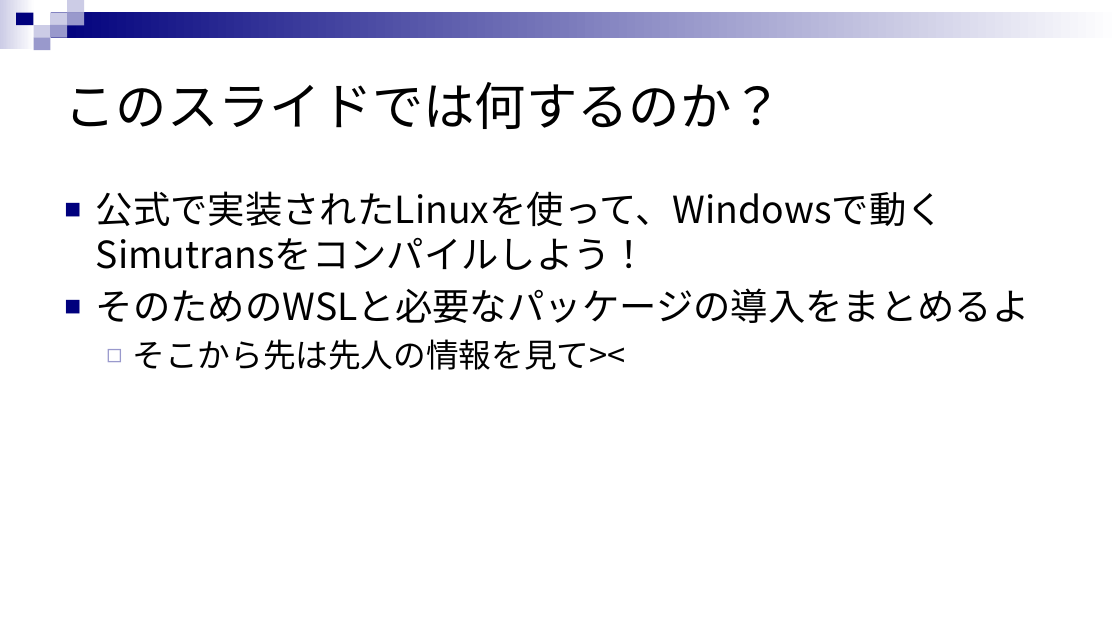
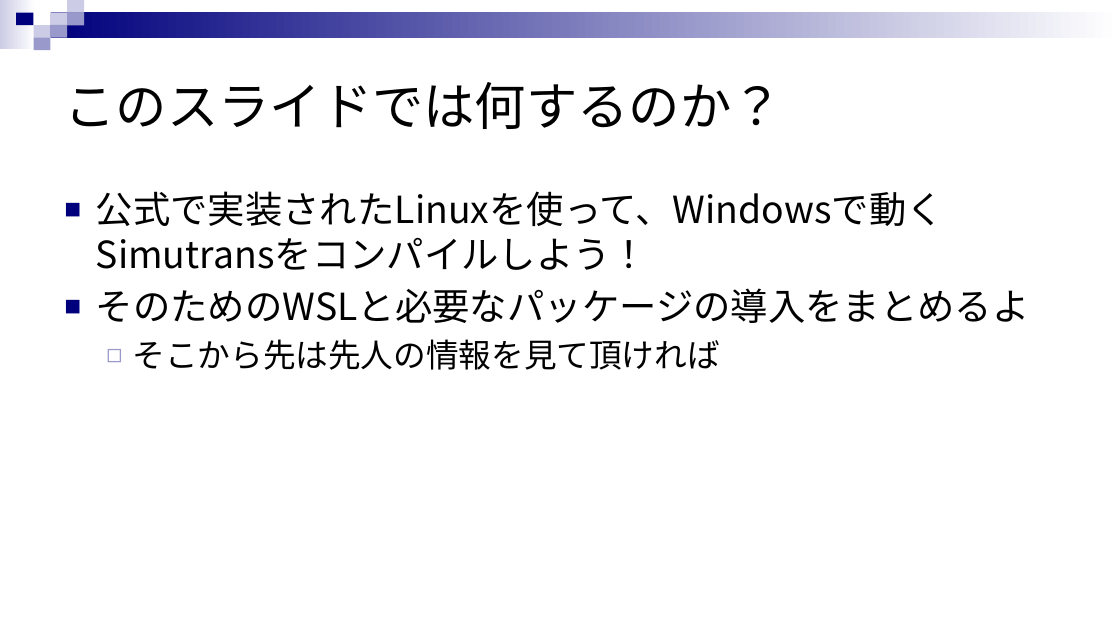
Before and after one commit to rensuke/SIMUonWSL, a slide deck: slide 3 of SIMU_ON_WSL.pptx. Drawn at 1120x630 pixels with LibreOffice and Linux fonts; fonts in the diff are those of the drawing. Boxes give left, top, right and bottom in pixels: in the first picture for what was removed or moved away, otherwise in the second. Text is boxed around its words. In the diff, an @@ line names an element or a change of style, - is before the commit and + after.

```diff
--- a/SIMU_ON_WSL.pptx
+++ b/SIMU_ON_WSL.pptx
@@ text at <box>133,339,720,370</box>: text changed @@
-  ◻ そこから先は先人の情報を見て><
+  ◻ そこから先は先人の情報を見て頂ければ
```
Also in this commit, not shown: 2 other slides changed.
